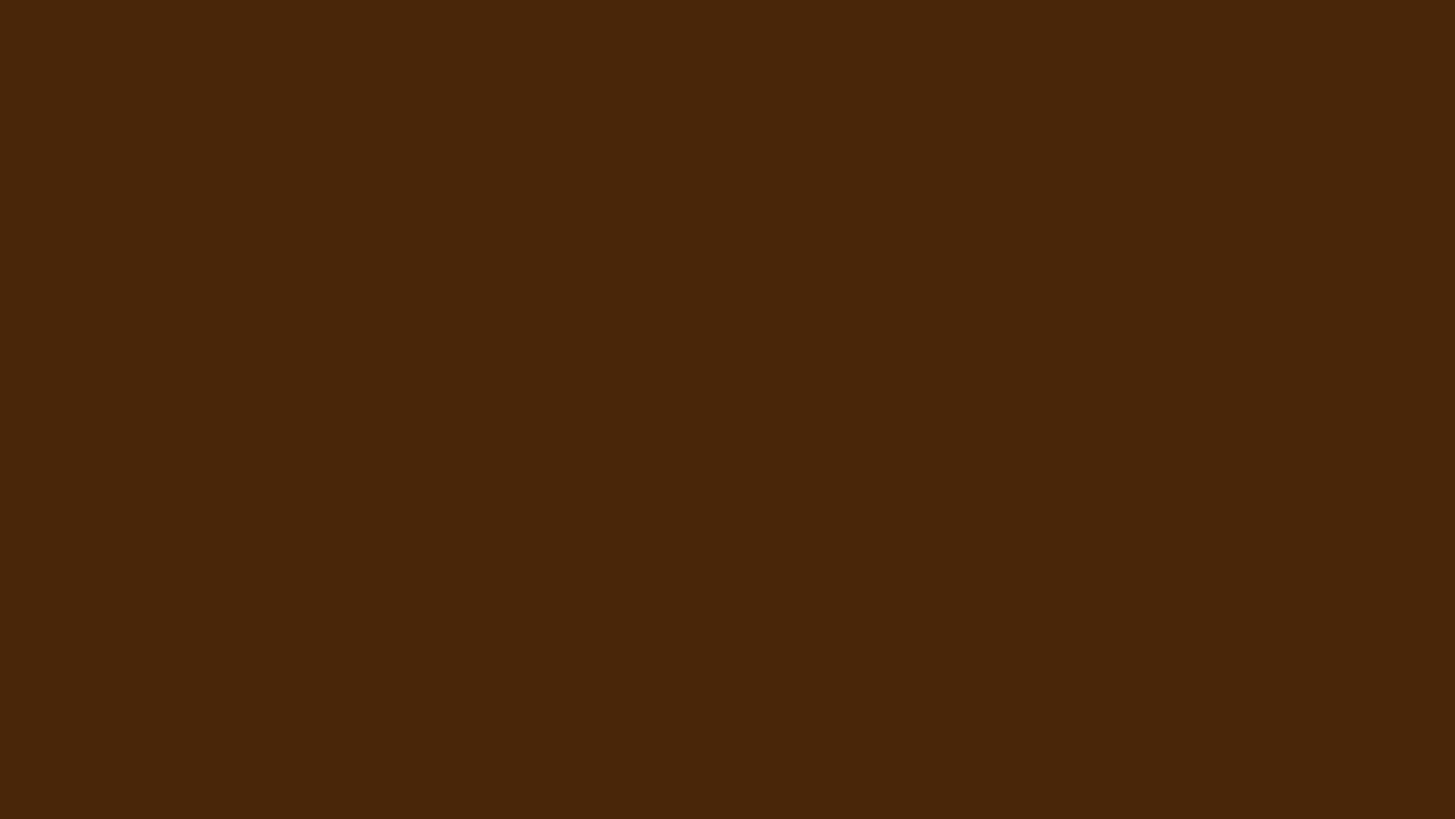
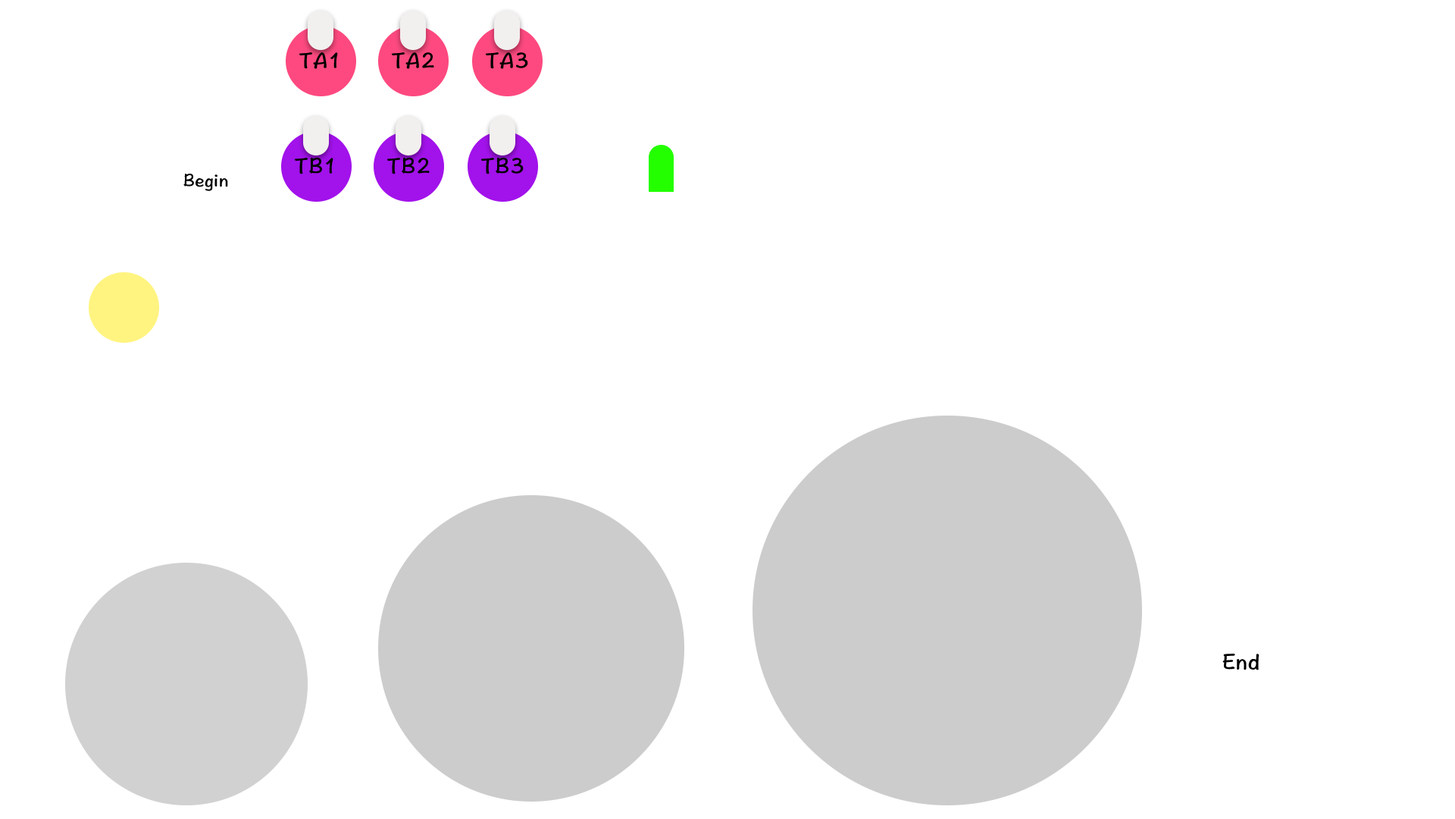
Layer changes from the first (1455, 819) image to the second:
showed group "组 4" (39 layers) over <box>0,0,1455,819</box>
hid "图层 0" over <box>0,0,1455,819</box>
